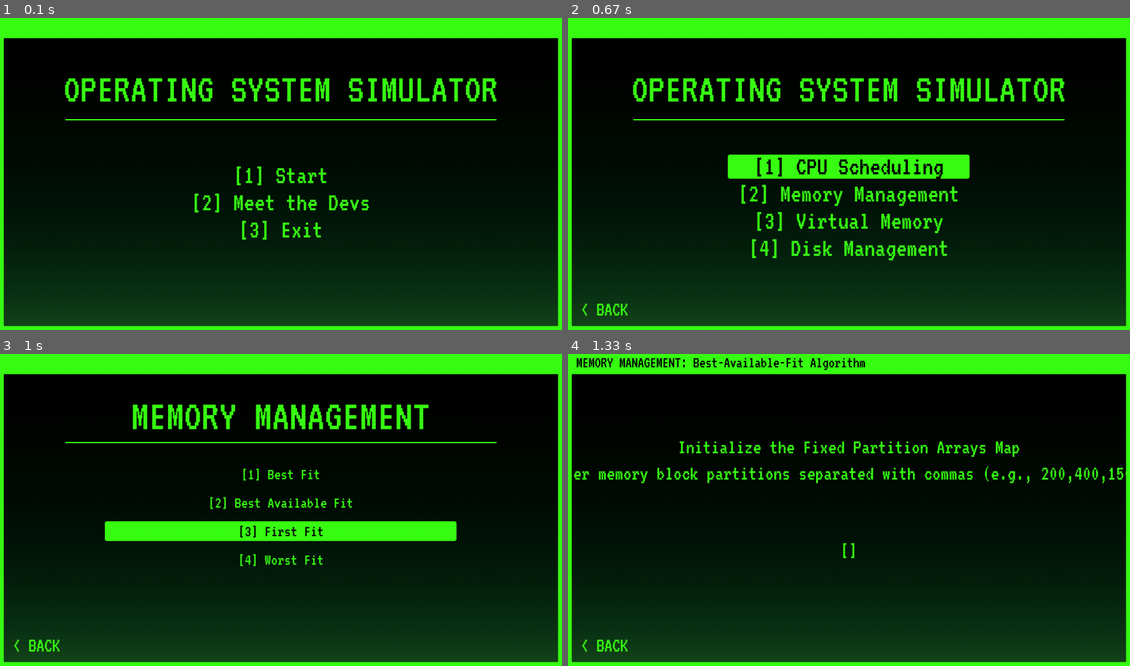
Above: before the commit, frames 1-4 (two rows, left to right).
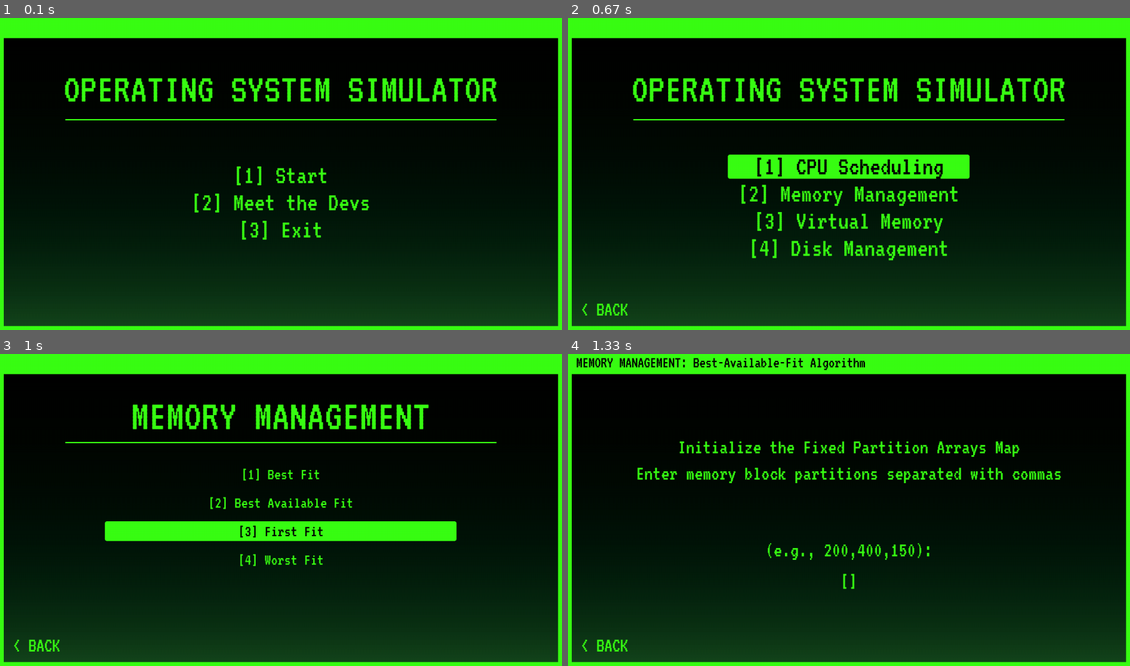
Above: after the commit, the same moments.

Repository: kok0krunch/operating_system_simulator
Game: pygame game, started from os_simulator/main.py
Same seed, same stepped clock (60 frames per second), same inputs: the game is played once before the commit and once after it.
Inputs (mouse positions are in pixels of both pictures, inside the frame that each line leads up to):
- Up to frame 1 (0.1 s): no input
- Up to frame 2 (0.67 s): click (849, 170) at 0.38 s
- Up to frame 3 (1 s): click (281, 528) at 0.72 s
- Up to frame 4 (1.33 s): click "[2] Best Available Fit" at 1.05 s

Frames 1-3 are identical in both runs. In frame 4, 2.6% of the frame differs, in the area x 1-100%, y 36-76%.

Commit message:
refactor (baf): fixed layout when run.

Diff:
--- a/os_simulator/algorithms/memory_management/best_available_fit.py
+++ b/os_simulator/algorithms/memory_management/best_available_fit.py
@@ -172,16 +172,20 @@
         # 2. Rendering Content States
         if state == 0:
             txt1 = "Initialize the Fixed Partition Arrays Map"
-            txt2 = "Enter memory block partitions separated with commas (e.g., 200,400,150):"
-            txt3 = f"[{partitions_input}]"
+            txt2 = "Enter memory block partitions separated with commas"
+            txt3 = "(e.g., 200,400,150):"
+            txt4 = f"[{partitions_input}]"
 
             surf1 = font_input.render(txt1, True, NEON_GREEN)
             surf2 = font_input.render(txt2, True, NEON_GREEN)
             surf3 = font_input.render(txt3, True, NEON_GREEN)
+            surf4 = font_input.render(txt4, True, NEON_GREEN)
 
             screen.blit(surf1, surf1.get_rect(center=(SCREEN_WIDTH // 2, SCREEN_HEIGHT // 2 - 140)))
             screen.blit(surf2, surf2.get_rect(center=(SCREEN_WIDTH // 2, SCREEN_HEIGHT // 2 - 80)))
             screen.blit(surf3, surf3.get_rect(center=(SCREEN_WIDTH // 2, SCREEN_HEIGHT // 2 + 95)))
+            screen.blit(surf4, surf4.get_rect(center=(SCREEN_WIDTH // 2, SCREEN_HEIGHT // 2 + 165)))
+
 
         elif state == 1:
             part_str = ",".join(map(str, memory_size))
